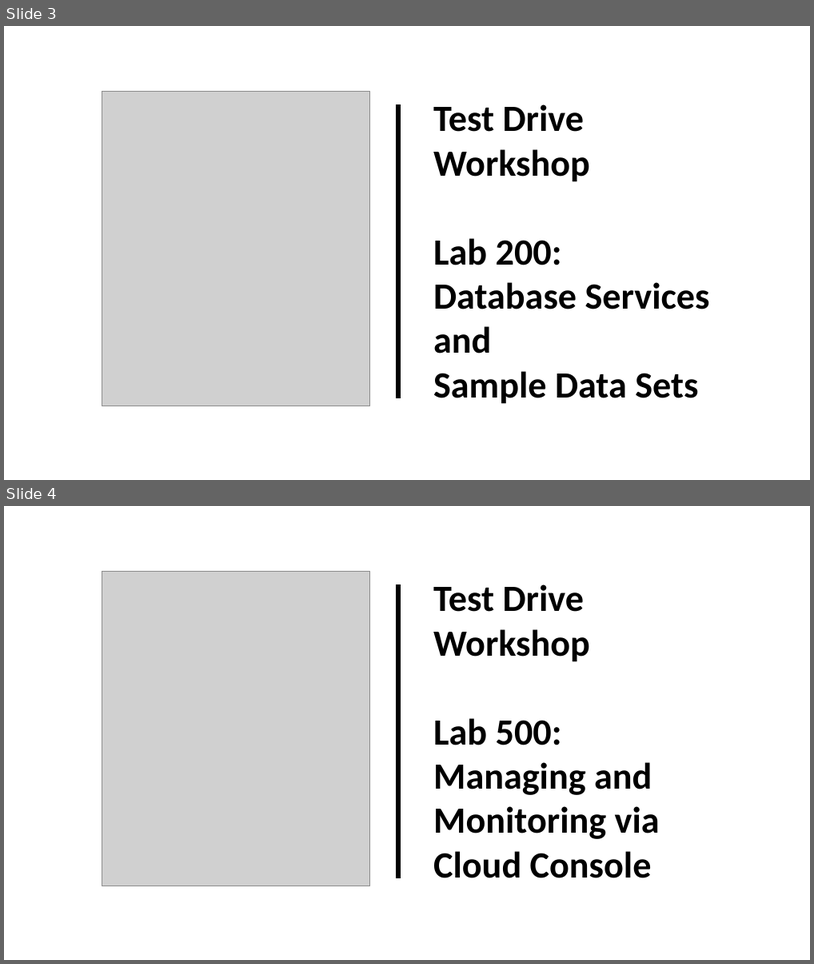
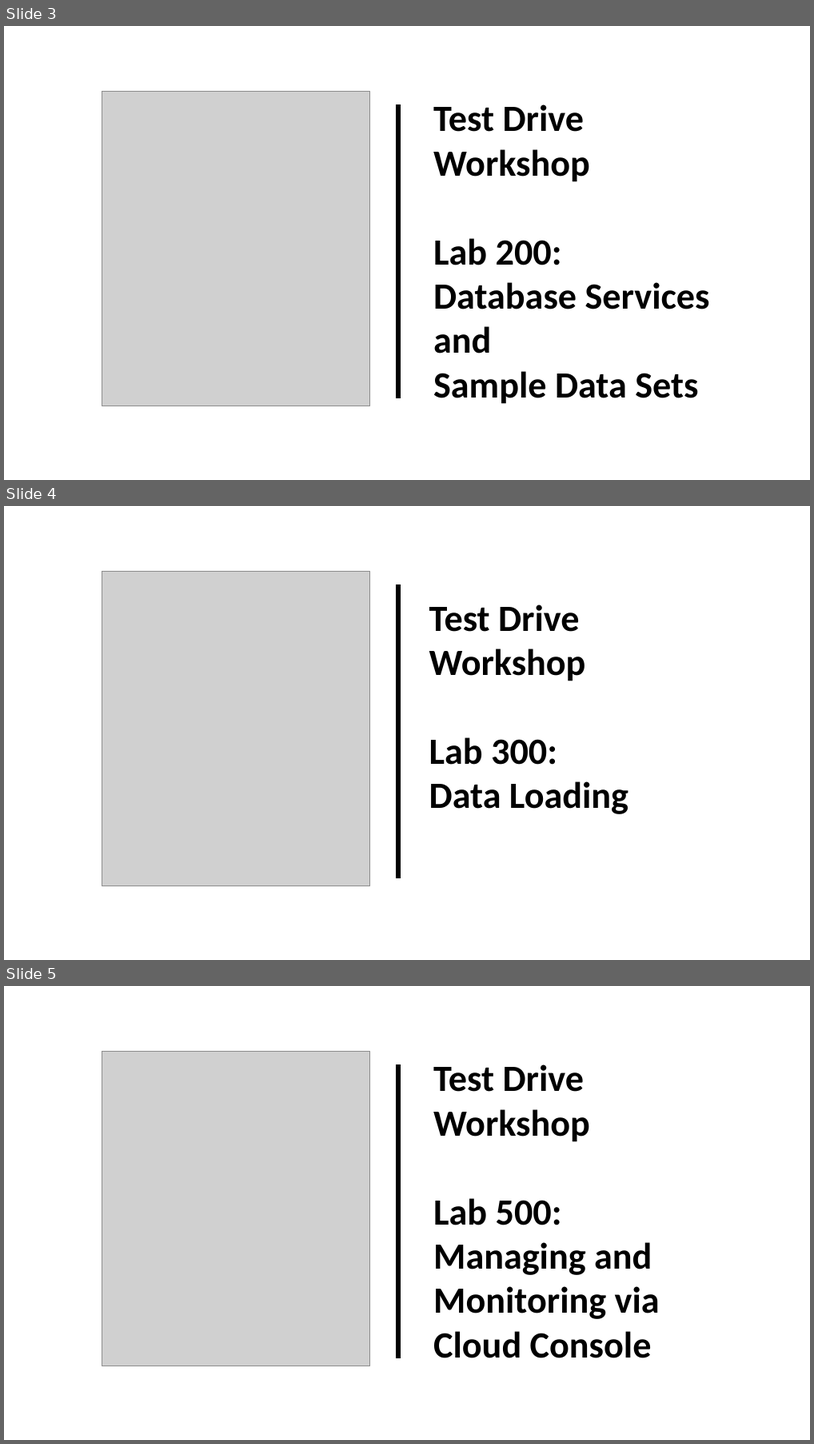
Before and after one commit to millerhoo/journey4-adwc, a slide deck: workshops/journey4-adwc/images/TitleImages.pptx. Shown one above the other, each under a label of ours: slides 3 and 4 before the commit, slides 3, 4 and 5 after it. The pictures are 814x964 and 814x1444 pixels, drawn with LibreOffice and Linux fonts; fonts in the diff are those of the drawing; grey boxes stand for pictures. Boxes give left, top, right and bottom in pixels: in the first picture for what was removed or moved away, otherwise in the second. Text is boxed around its words. In the diff, an @@ line names an element or a change of style, - is before the commit and + after.

```diff
--- a/workshops/journey4-adwc/images/TitleImages.pptx
+++ b/workshops/journey4-adwc/images/TitleImages.pptx
@@ slide 4 added at <box>4,506,810,960</box>, background #FFFFFF @@
@@ picture added at <box>102,572,370,886</box> @@
@@ line added from (399, 584) to (399, 878), #000000 6 pt @@
@@ text added at <box>430,604,629,814</box>, 44 pt, text #000000, bold @@
+Test Drive
+Workshop
+Lab 300:
+Data Loading
@@ what was slide 4 is now slide 5 @@
```
Also in this commit, not shown: 31 other files.
